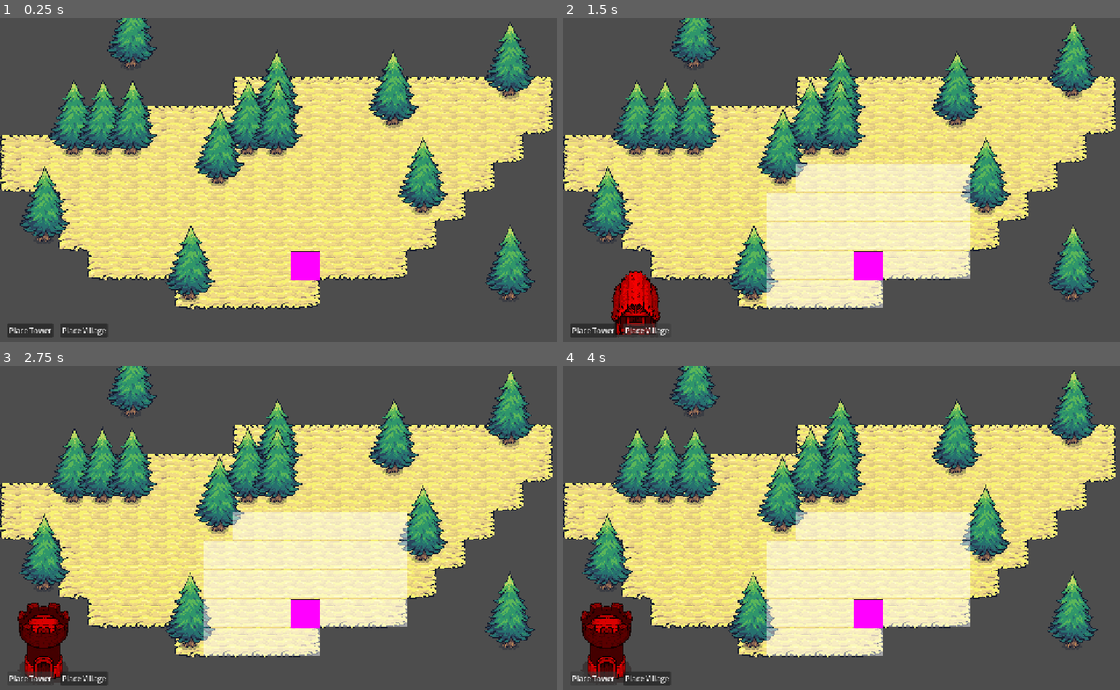
Above: before the commit, frames 1-4 (two rows, left to right).
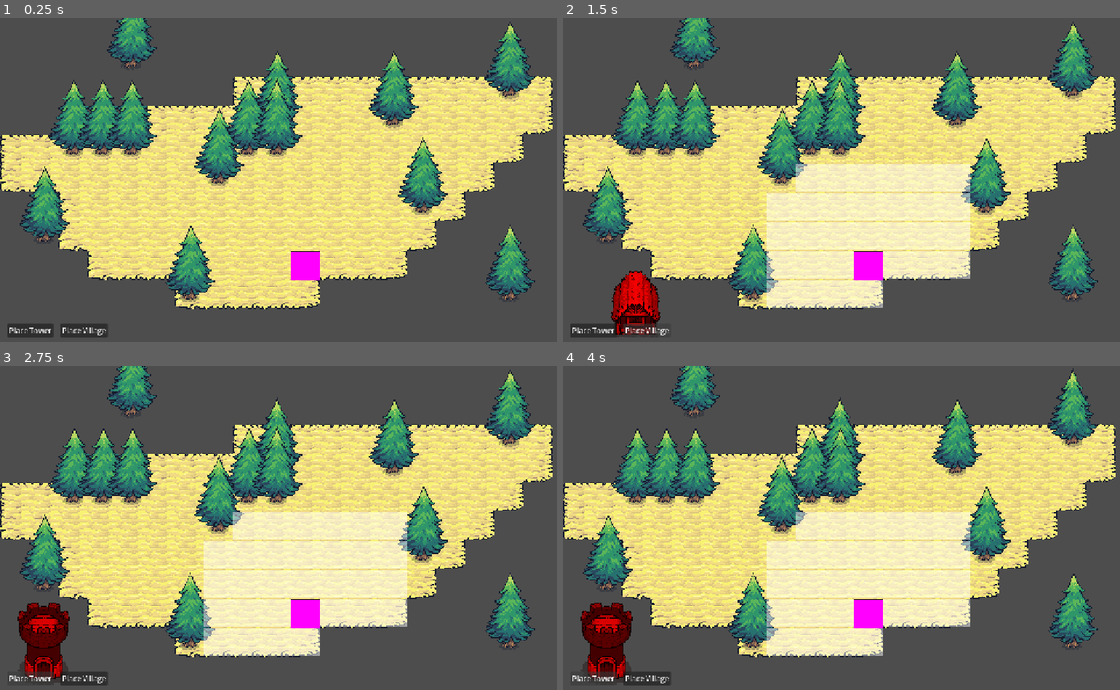
Above: after the commit, the same moments.

Repository: fkemeh18/grid-demo
Game: Godot game, scene res://Scenes/main.tscn
The game is run twice, just before and just after one commit, with the same random seed, the same clock (stepped at 60 frames per second) and the same inputs.
Inputs:
- Up to frame 1 (0.25 s): no input
- Up to frame 2 (1.5 s): click "Place Tower" at 0.5 s; click "Place Village" at 1.25 s
- Up to frame 3 (2.75 s): click "Place Tower" at 2 s
- Up to frame 4 (4 s): click "Place Village" at 2.75 s; click "Place Tower" at 3.5 s

The runs differ from the first frame. In frame 1, 1.8% of the frame differs, in the area x 5-95%, y 0-83%; in frame 2, 2.5%; in frame 3, 3.3%; in frame 4, 3.9%, in the area x 3-97%, y 0-86%.

Commit message:
Building States Update 1
Adding different states to improve code flow, increase code efficiency, and simplify future debugging.

Diff:
--- a/Scripts/Management/building_manager.gd
+++ b/Scripts/Management/building_manager.gd
@@ -3,6 +3,9 @@
 
 const ACTION_LEFT_CLICK: StringName = "left_click"
 const ACTION_CANCEL: StringName = "cancel"
+const ACTION_RIGHT_CLICK: StringName = "right_click"
+
+enum State{Base, PlacingBuilding}
 
 @export var _grid_manager: GridManager
 @export var _game_ui: GameUI
@@ -13,6 +16,7 @@
 var _base_resource_count:= 4
 var _curr_resource_count: int
 var _used_resource_count: int
+var _curr_state: State
 
 var _available_resource_count = func() -> int:
 	return _base_resource_count + _curr_resource_count - _used_resource_count
@@ -24,6 +28,21 @@
 
 func _unhandled_input(event):
 	if !is_instance_valid(_grid_manager._cursor_tml._ghost_cursor): return
+
+	match(_curr_state):
+		State.Base:
+			pass
+		State.PlacingBuilding:
+			if (event.is_action_pressed(ACTION_CANCEL)):
+				_cancel_building()
+			elif (event.is_action_pressed(ACTION_LEFT_CLICK)
+					&& _building_resource != null
+					&& _grid_manager._cursor_tml._ghost_cursor.visible
+					&& _is_building_placable(_grid_manager._temp_grid_pos)):
+				_place_building()
+		_:
+			pass
+
 
 	if (event.is_action_pressed(ACTION_CANCEL)):
 		_cancel_building()
--- a/project.godot
+++ b/project.godot
@@ -38,6 +38,11 @@
 , Object(InputEventKey,"resource_local_to_scene":false,"resource_name":"","device":-1,"window_id":0,"alt_pressed":false …(186 unchanged characters)…
 ]
 }
+right_click={
+"deadzone": 0.2,
+"events": [Object(InputEventMouseButton,"resource_local_to_scene":false,"resource_name":"","device":-1,"window_id":0,"alt_pressed":false,"shift_pressed":false,"ctrl_pressed":false,"meta_pressed":false,"button_mask":2,"position":Vector2(265, 26),"global_position":Vector2(277, 86),"factor":1.0,"button_index":2,"canceled":false,"pressed":true,"double_click":false,"script":null)
+]
+}
 
 [physics]
 
